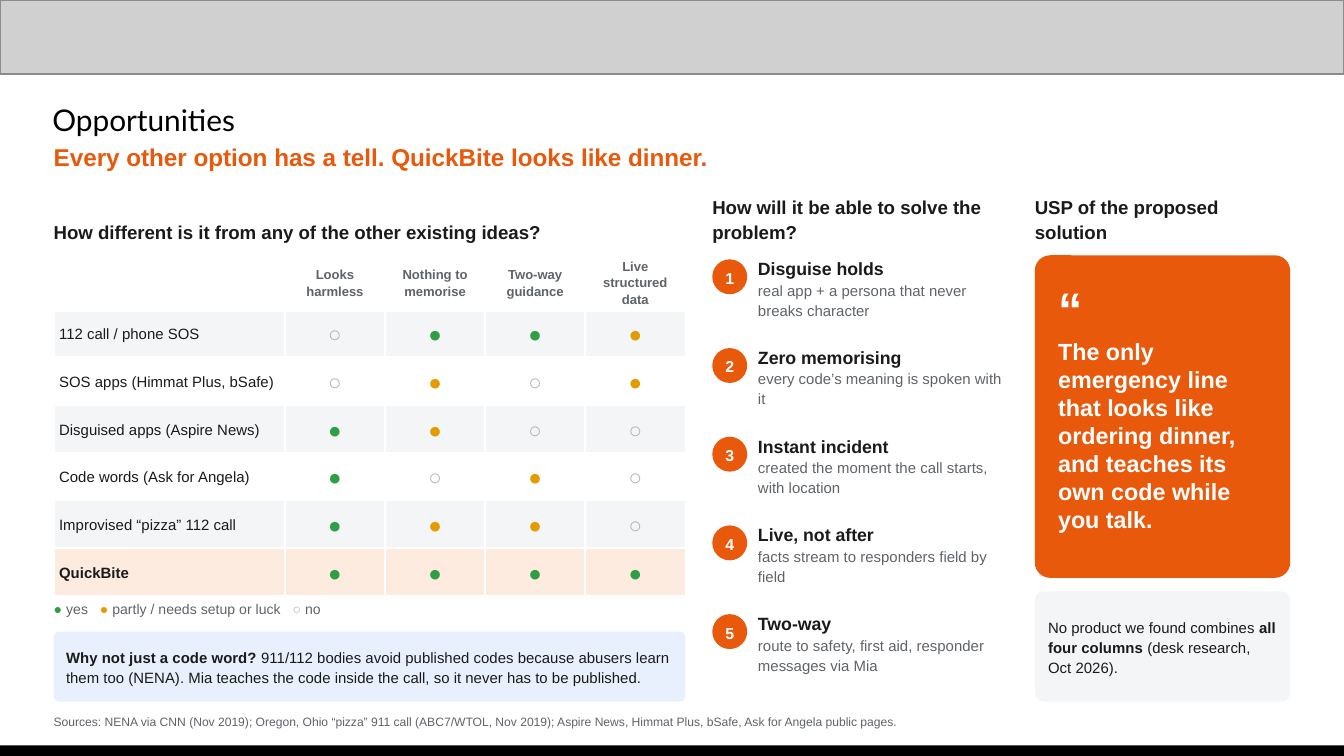
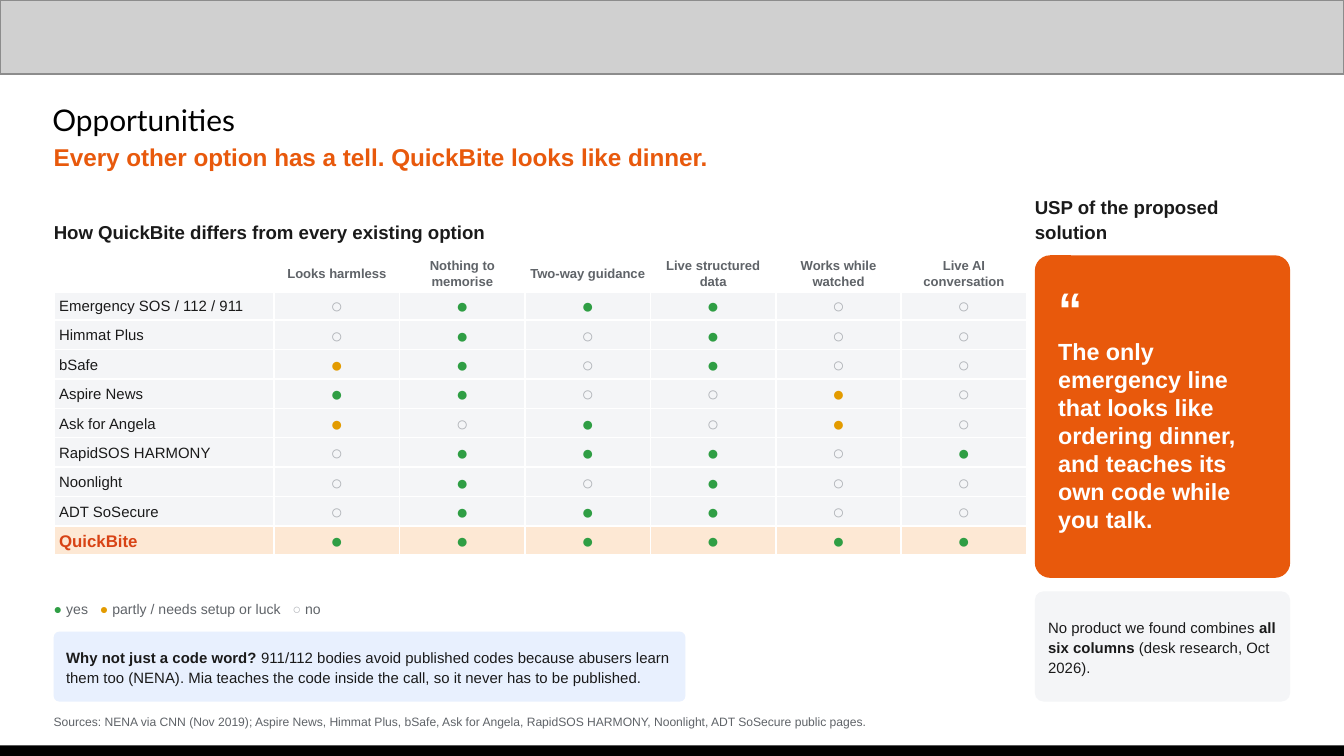
Before and after one commit to Jeevanvsan/ai_builder_hack, a slide deck: slide 3 of deck/QuickBite_Submission_Deck_NexMind_v2.pptx. Drawn at 1344x756 pixels with LibreOffice and Linux fonts; fonts in the diff are those of the drawing; grey boxes stand for pictures. Boxes give left, top, right and bottom in pixels: in the first picture for what was removed or moved away, otherwise in the second. Text is boxed around its words. In the diff, an @@ line names an element or a change of style, - is before the commit and + after.

```diff
--- a/deck/QuickBite_Submission_Deck_NexMind_v2.pptx
+++ b/deck/QuickBite_Submission_Deck_NexMind_v2.pptx
@@ text removed at box(712, 200, 981, 243) @@
-How will it be able to solve the problem?
@@ text at box(54, 225, 485, 243): text changed @@
-How different is it from any of the other existing ideas?
+How QuickBite differs from every existing option
@@ table at box(54, 255, 1024, 579) @@
- | Looks harmless | Nothing to memorise | Two-way guidance | Live structured data
-112 call / phone SOS | ○ | ● | ● | ●
-SOS apps (Himmat Plus, bSafe) | ○ | ● | ○ | ●
-Disguised apps (Aspire News) | ● | ● | ○ | ○
-Code words (Ask for Angela) | ● | ○ | ● | ○
-Improvised “pizza” 112 call | ● | ● | ● | ○
-QuickBite | ● | ● | ● | ●
+ | Looks harmless | Nothing to memorise | Two-way guidance | Live structured data | Works while watched | Live AI conversation
+Emergency SOS / 112 / 911 | ○ | ● | ● | ● | ○ | ○
+Himmat Plus | ○ | ● | ○ | ● | ○ | ○
+bSafe | ● | ● | ○ | ● | ○ | ○
+Aspire News | ● | ● | ○ | ○ | ● | ○
+Ask for Angela | ● | ○ | ● | ○ | ● | ○
+RapidSOS HARMONY | ○ | ● | ● | ● | ○ | ●
+Noonlight | ○ | ● | ○ | ● | ○ | ○
+ADT SoSecure | ○ | ● | ● | ● | ○ | ○
+QuickBite | ● | ● | ● | ● | ● | ●
@@ table: place and size @@
-table at box(54, 255, 683, 594)
+table at box(54, 255, 1024, 579)
@@ ellipse removed at box(712, 259, 747, 294) @@
-1
@@ text removed at box(758, 262, 966, 316) @@
-Disguise holds
-real app + a persona that never breaks character
@@ ellipse removed at box(712, 348, 747, 383) @@
-2
@@ text removed at box(758, 351, 1002, 404) @@
-Zero memorising
-every code’s meaning is spoken with it
@@ ellipse removed at box(712, 437, 747, 472) @@
-3
@@ text removed at box(758, 440, 988, 493) @@
-Instant incident
-created the moment the call starts, with location
@@ ellipse removed at box(712, 526, 747, 560) @@
-4
@@ text removed at box(758, 528, 987, 582) @@
-Live, not after
-facts stream to responders field by field
@@ ellipse removed at box(712, 614, 747, 649) @@
-5
@@ text removed at box(758, 617, 984, 674) @@
-Two-way
-route to safety, first aid, responder messages via Mia
@@ text in rounded rectangle at box(1048, 622, 1276, 676): text changed @@
-No product we found combines all four columns (desk research, Oct 2026).
+No product we found combines all six columns (desk research, Oct 2026).
@@ text at box(54, 717, 866, 729): text changed @@
-Sources: NENA via CNN (Nov 2019); Oregon, Ohio “pizza” 911 call (ABC7/WTOL, Nov 2019); Aspire News, Himmat Plus, bSafe, Ask for Angela public pages.
+Sources: NENA via CNN (Nov 2019); Aspire News, Himmat Plus, bSafe, Ask for Angela, RapidSOS HARMONY, Noonlight, ADT SoSecure public pages.
```
Also in this commit, not shown: 5 other slides changed, 1 slide added, 1 slide removed, 26 other files.
